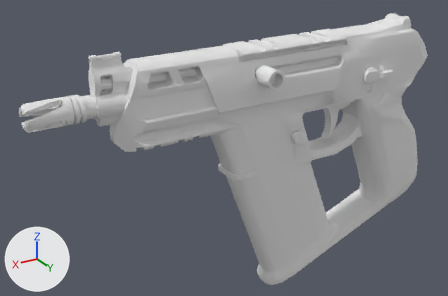
The Blender file modeling/blender/sidearms/frenzy.blend: old version first, new version second.
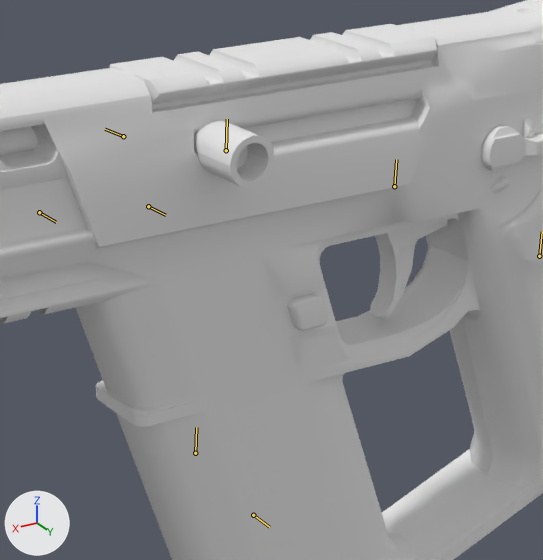
Each version appears first whole from a camera (50 mm lens) standing at (44.9, 42.8, 22.1) and looking at (19.0, -0.4, 0.5), and next in a close-up on the part from 41% to 86% of the width and 7% to 78% of the height. Lighting does not change. The marker at lower left points along +X, +Y and +Z. Both versions are drawn at the pose saved in each file; the numbers are the values there. The bones that bend it are drawn over the model as lines in the close-ups.

The first close-up shows 'GN_AutoPistol_S0_Skelmesh.001'.
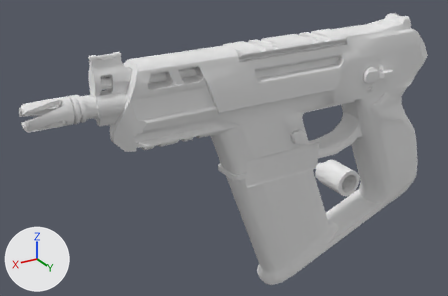
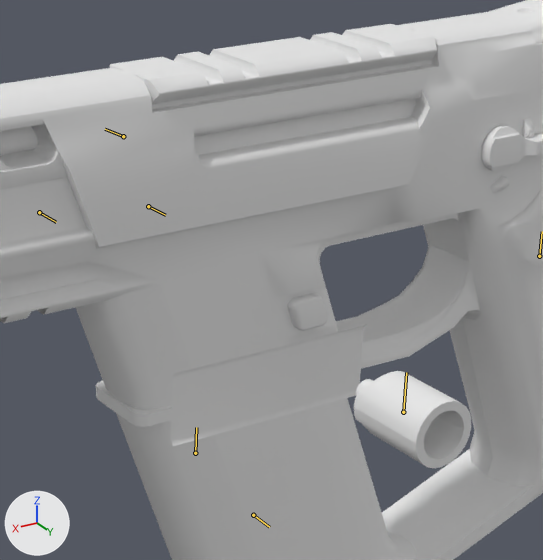
Where the change shows, as pixel boxes (x1, y1, x2, y2) in the close-ups (543 x 560 px):
'GN_AutoPistol_S0_Skelmesh.001', posed
    both: (0, 0, 543, 560)
bone 'Charging_Handle', root to tip
    before: (226, 150) to (227, 119)
    after: (403, 412) to (406, 372)

The change, as a list of edits to the scene's bpy script:
```text
Change bone_charging_handle:
    where bone_charging_handle = bpy.data.objects['GN_AutoPistol_S0_Skelmesh'].pose.bones['Charging_Handle']  # child of 'Root'
    bone_charging_handle.location: (0.0, 0.0, 0.0) -> (14.36, -1.86, 4.86)
Change bone_trigger:
    where bone_trigger = bpy.data.objects['GN_AutoPistol_S0_Skelmesh'].pose.bones['Trigger']  # child of 'Root'
    bone_trigger.location: (0.0, 0.0, 0.0) -> (-11.36, -1.93, 11.27)
```
